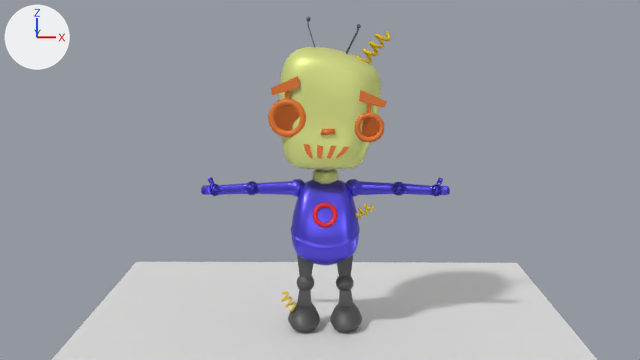
An edit to the Blender file Robot/robot.blend, drawn before and after from the same camera.
Rendered twice from the file's camera 'Camera'. The axes (+X, +Y, +Z) are drawn at upper left. The lights are the same throughout. The first picture is the older version.

In view in the first picture: 'Plane', 'Torus', 'body', 'eye left', 'eye right', 'fanar-h', 'hand left', 'hand right', 'head', 'leg left', 'leg right', 'neck-oberlap' and 9 more.
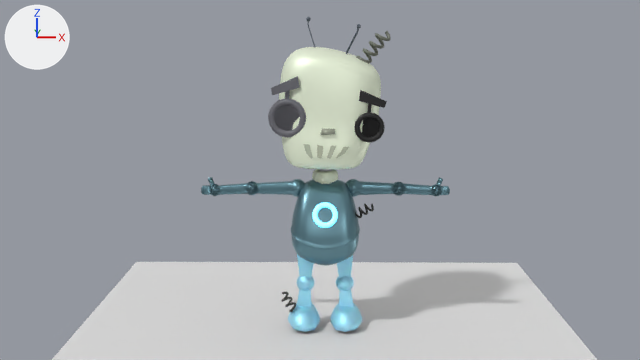
Location of each change, [x1, y1, x2, y2] in pixels of the pictures (640 x 360 px):
'head', recoloured (yellow to pale green): [279, 47, 381, 170] in both
'body', recoloured (blue to cyan): [291, 180, 360, 266] in both
'eye right', recoloured (orange to grey): [268, 76, 306, 138] in both
'leg left', recoloured (dark grey to cyan): [330, 255, 362, 332] in both
'leg right', recoloured (dark grey to cyan): [288, 255, 320, 332] in both
'hand right', recoloured (blue to cyan): [201, 177, 305, 197] in both
'hand left', recoloured (blue to cyan): [346, 178, 450, 197] in both
'eye left', recoloured (orange to black): [355, 90, 387, 143] in both
'Torus', recoloured, surface changed (red to cyan): [312, 202, 338, 228] in both
'fanar-h', recoloured (yellow to grey): [356, 31, 391, 64] in both
'neck-oberlap', recoloured (yellow to pale green): [312, 169, 338, 184] in both

The change, as a diff of the scene's bpy script:
```diff
--- a/Robot/robot.blend.py
+++ b/Robot/robot.blend.py
@@ mat_material_007 @@
 mat_material_007 = principled_material('Material.007')
-mat_material_007.base_color = (0.799, 0.188, 0.0232)  # orange #e7782a
+mat_material_007.base_color = (0.00516, 0.00521, 0.00584)  # black #101012
@@ mat_material_008 @@
 mat_material_008 = principled_material('Material.008')
-mat_material_008.base_color = (0.799, 0.188, 0.0232)  # orange #e7782a
+mat_material_008.base_color = (0.142, 0.142, 0.164)  # grey #696971
@@ mat_myshader @@
 mat_myshader = principled_material('MyShader')
-mat_myshader.base_color = (0.111, 0.0865, 0.8)  # blue #5e53e7
+mat_myshader.base_color = (0.142, 0.274, 0.327)  # cyan #698f9b
 mat_myshader.metallic = 0.804
@@ mat_material_011 @@
 mat_material_011 = principled_material('Material.011')
-mat_material_011.base_color = (0.8, 0.0102, 0.0187)  # red #e71a25
+mat_material_011.base_color = (0.71, 0.8, 0.746)  # white #dbe7e0
+mat_material_011.emission_strength = 3.0
@@ mat_myshader2 @@
 mat_myshader2 = principled_material('MyShader2')
-mat_myshader2.base_color = (0.737, 0.8, 0.26)  # yellow #dfe78b
+mat_myshader2.base_color = (0.913, 1.0, 0.791)  # pale green #f5ffe6
 mat_myshader2.metallic = 0.338
@@ mat_myshader3 @@
 mat_myshader3 = principled_material('MyShader3')
-mat_myshader3.base_color = (0.113, 0.113, 0.113)  # dark grey #5e5e5e
+mat_myshader3.base_color = (0.389, 0.812, 1.0)  # cyan #a8e9ff
 mat_myshader3.metallic = 0.484
@@ mat_material_012 @@
 mat_material_012 = principled_material('Material.012')
-mat_material_012.base_color = (0.799, 0.539, 0.0)  # yellow #e7c200
+mat_material_012.base_color = (0.156, 0.169, 0.136)  # grey #6e7267
```
